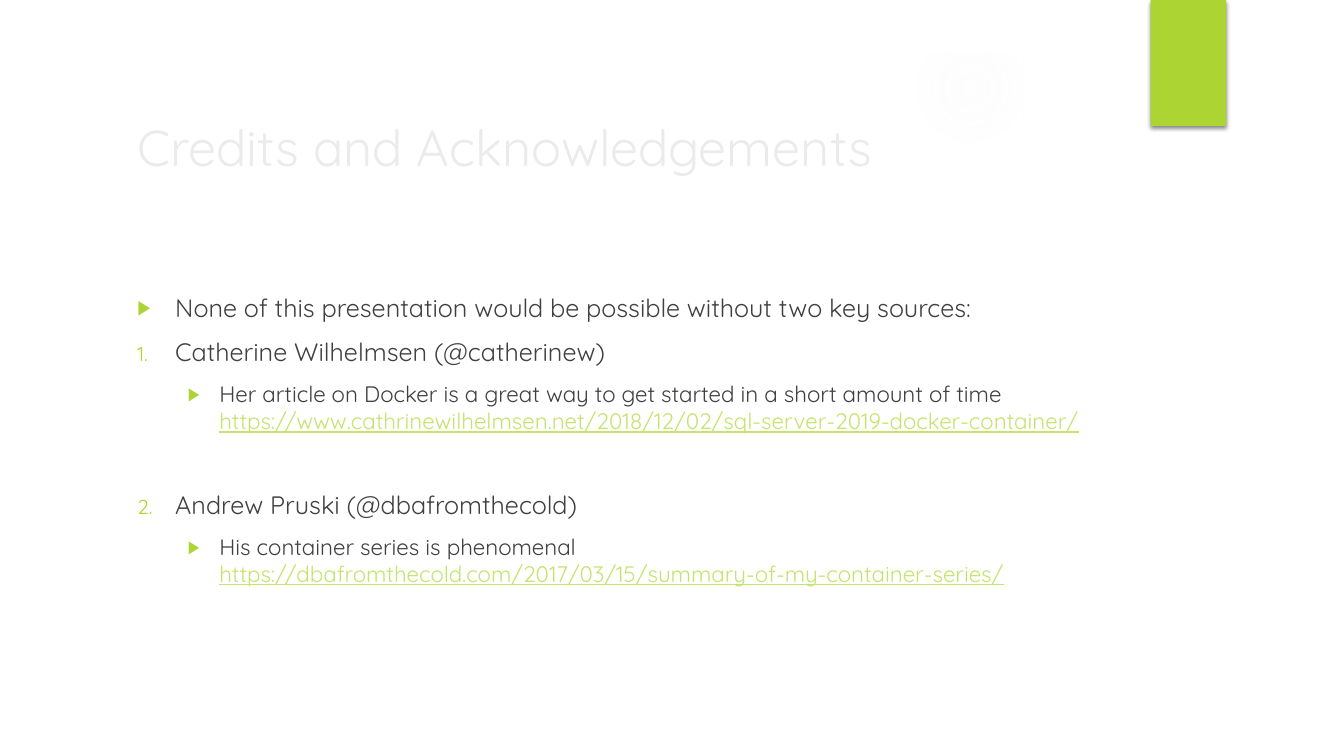
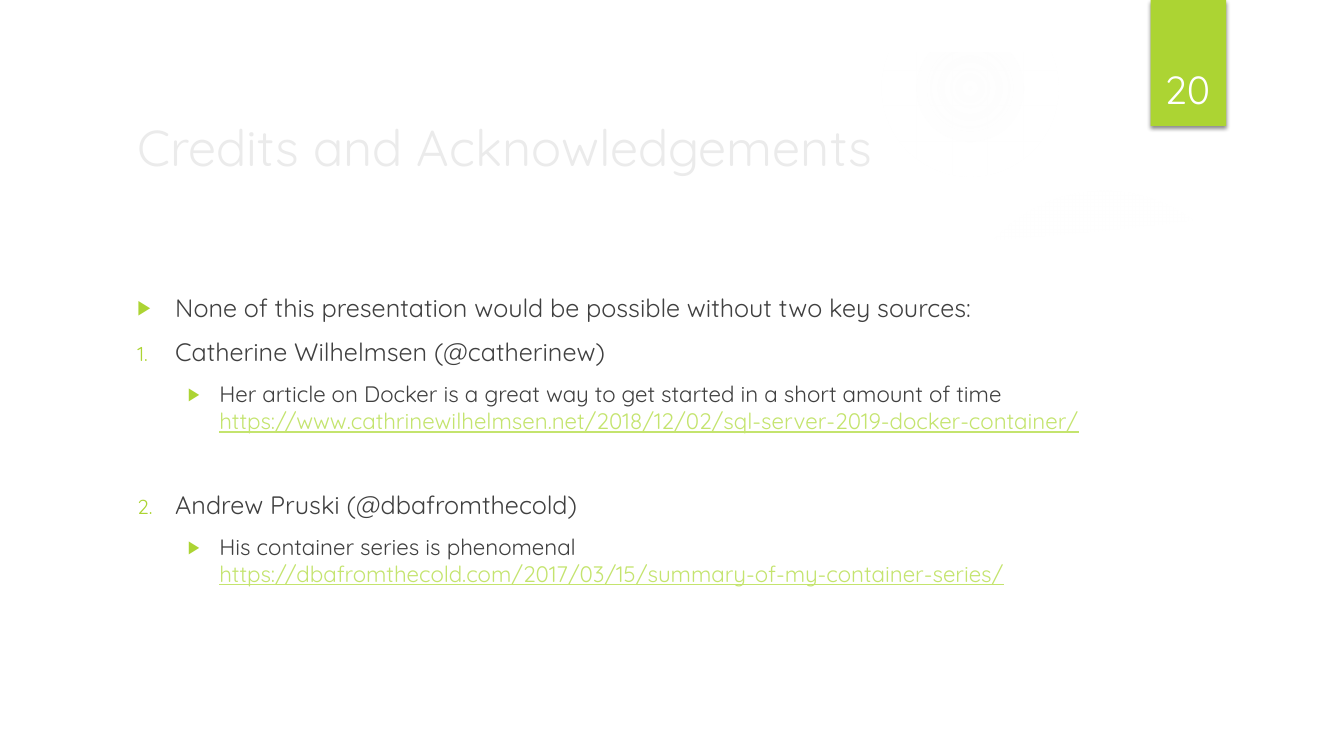
Before and after one commit to ilanham/Presentations, a slide deck: slide 20 of Developing for SQL Server with Docker.pptx. Drawn at 1344x756 pixels with LibreOffice and Linux fonts; fonts in the diff are those of the drawing; background and template pictures are left out. Boxes give left, top, right and bottom in pixels: in the first picture for what was removed or moved away, otherwise in the second. Text is boxed around its words. In the diff, an @@ line names an element or a change of style, - is before the commit and + after.

```diff
--- a/Developing for SQL Server with Docker.pptx
+++ b/Developing for SQL Server with Docker.pptx
@@ page number added at <box>1165,76,1211,105</box>, 28 pt, text #FFFFFF @@
+20
```
Also in this commit, not shown: 19 other slides changed.
